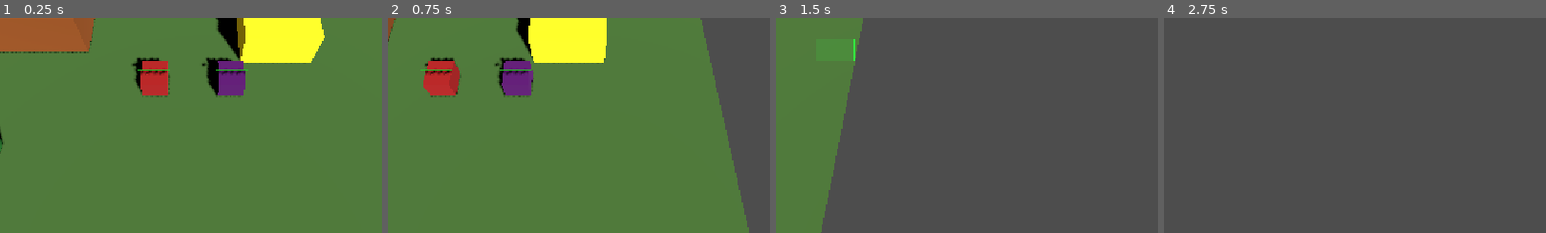
Above: before the commit, frames 1-4 (left to right).
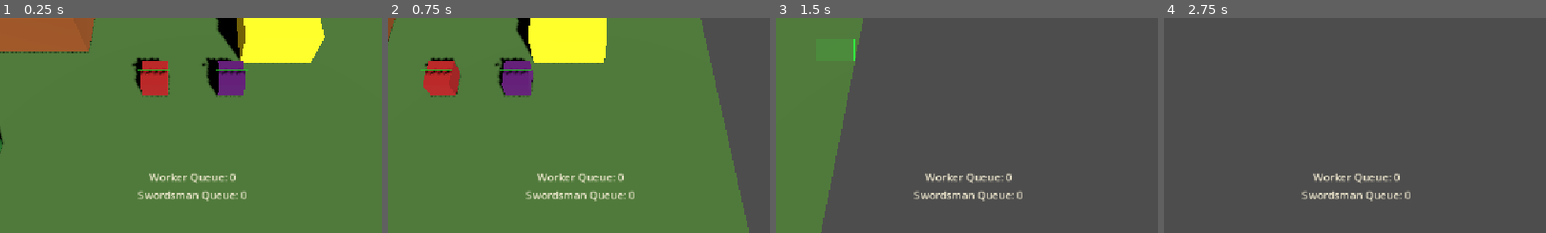
Above: after the commit, the same moments.

Repository: nplvkntx/endless-battle
Game: Godot game, scene res://scenes/combat_test.tscn
Same seed, same stepped clock (60 frames per second), same inputs: the game is played once before the commit and once after it. This scene is started directly instead of the project's main scene.
Inputs (mouse positions are % of the whole screen's width and height, from its top left):
- Up to frame 1 (0.25 s): no input
- Up to frame 2 (0.75 s): tap Enter at 0.5 s; move the mouse to (72, 45) at 0.52 s; hold Right (ui_right) from 0.53 s (still down); tap B at 0.6 s; click (72, 45) at 0.67 s
- Up to frame 3 (1.5 s): release Right (ui_right) at 1.25 s; drag from (30, 55) to (45, 70) at 1.27 s
- Up to frame 4 (2.75 s): move the mouse to (60, 28) at 2.02 s; hold Right (ui_right) from 2.03 s (still down); tap B at 2.1 s
The pictures show only the part of the screen within x 25-75%, y 50-100%; the shares and areas given below are measured in that part.

The runs differ from the first frame. In frame 1, 1.1% of the frame differs, in the area x 36-65%, y 72-86%; in frame 2, 1.1%; in frame 3, 1.1%; in frame 4, 1.1%.
Error after the commit: Invalid assignment of property or key 'visible' with value of type 'bool' on a base object of type 'null instance'. (res://scripts/ui/build_commands.gd:27)

Commit message:
Add archer training to barracks

Diff:
--- a/scenes/main.tscn
+++ b/scenes/main.tscn
@@ -91,7 +91,7 @@
 anchor_right = 0.5
 anchor_bottom = 1.0
 offset_left = -240.0
-offset_top = -96.0
+offset_top = -120.0
 offset_right = 240.0
 offset_bottom = -12.0
 grow_horizontal = 2
@@ -111,6 +111,12 @@
 text = "Swordsman Queue: 0"
 horizontal_alignment = 1
 
+[node name="ArcherQueueLabel" type="Label" parent="GameUI/BuildCommands"]
+layout_mode = 2
+theme_override_colors/font_color = Color(0.95, 0.92, 0.82, 1)
+text = "Archer Queue: 0"
+horizontal_alignment = 1
+
 [node name="ButtonsRow" type="HBoxContainer" parent="GameUI/BuildCommands"]
 layout_mode = 2
 alignment = 1
@@ -130,6 +136,10 @@
 [node name="TrainSwordsmanButton" type="Button" parent="GameUI/BuildCommands/ButtonsRow"]
 layout_mode = 2
 text = "Train Swordsman"
+
+[node name="TrainArcherButton" type="Button" parent="GameUI/BuildCommands/ButtonsRow"]
+layout_mode = 2
+text = "Train Archer"
 
 [node name="Ground" type="MeshInstance3D" parent="."]
 mesh = SubResource("PlaneMesh_ground")
--- a/scripts/buildings/barracks.gd
+++ b/scripts/buildings/barracks.gd
@@ -4,16 +4,21 @@
 ## Placeholder barracks building used for early 3D scene testing.
 
 signal swordsman_queue_changed(queue_count: int)
+signal archer_queue_changed(queue_count: int)
 
 const SWORDSMAN_SCENE: PackedScene = preload("res://scenes/units/swordsman.tscn")
+const ARCHER_SCENE: PackedScene = preload("res://scenes/units/archer.tscn")
 const TRAIN_GOLD_COST: int = 100
 const TRAIN_FOOD_COST: int = 1
 const TRAIN_SECONDS: float = 4.0
 const SWORDSMAN_SPAWN_OFFSET: Vector3 = Vector3(3.0, -0.5, 0.0)
+const ARCHER_SPAWN_OFFSET: Vector3 = Vector3(3.0, -0.5, 2.0)
 const RALLY_MARKER_Y: float = 0.05
 
 var _swordsman_queue_count: int = 0
+var _archer_queue_count: int = 0
 var _is_training: bool = false
+var _is_training_archer: bool = false
 var _has_rally_point: bool = false
 var _rally_point: Vector3 = Vector3.ZERO
 var _rally_marker: MeshInstance3D = null
@@ -21,6 +26,10 @@
 
 func get_swordsman_queue_count() -> int:
 	return _swordsman_queue_count
+
+
+func get_archer_queue_count() -> int:
+	return _archer_queue_count
 
 
 func set_rally_point(ground_position: Vector3) -> void:
@@ -98,13 +107,75 @@
 
 
 func _spawn_swordsman() -> void:
-	var swordsman: Swordsman = SWORDSMAN_SCENE.instantiate() as Swordsman
-	var spawn_parent: Node = get_parent()
-	if spawn_parent == null:
+	_spawn_trained_unit(SWORDSMAN_SCENE, SWORDSMAN_SPAWN_OFFSET)
+
+
+func try_train_archer() -> void:
+	if building_state != STATE_COMPLETED:
 		return
 
-	spawn_parent.add_child(swordsman)
-	swordsman.global_position = global_position + SWORDSMAN_SPAWN_OFFSET
+	if not ResourceManager.can_afford_worker_training(TRAIN_GOLD_COST, TRAIN_FOOD_COST):
+		print("Not enough resources")
+		return
+
+	if not ResourceManager.try_pay_worker_training(TRAIN_GOLD_COST, TRAIN_FOOD_COST):
+		print("Not enough resources")
+		return
+
+	_archer_queue_count += 1
+	archer_queue_changed.emit(_archer_queue_count)
+
+	if not _is_training_archer:
+		_start_next_archer_training()
+
+
+func _start_next_archer_training() -> void:
+	if _archer_queue_count <= 0:
+		return
+
+	_is_training_archer = true
+	var wait_timer: SceneTreeTimer = get_tree().create_timer(TRAIN_SECONDS)
+	wait_timer.timeout.connect(_on_archer_training_finished, CONNECT_ONE_SHOT)
+
+
+func _on_archer_training_finished() -> void:
+	_is_training_archer = false
+	if _archer_queue_count <= 0:
+		return
+
+	_spawn_archer()
+	_archer_queue_count -= 1
+	archer_queue_changed.emit(_archer_queue_count)
+
+	if _archer_queue_count > 0:
+		_start_next_archer_training()
+
+
+func _spawn_archer() -> void:
+	_spawn_trained_unit(ARCHER_SCENE, ARCHER_SPAWN_OFFSET)
+
+
+func _spawn_trained_unit(scene: PackedScene, spawn_offset: Vector3) -> void:
+	var unit: Unit = scene.instantiate() as Unit
+	var spawn_parent: Node = get_parent()
+	if spawn_parent == null or unit == null:
+		return
+
+	spawn_parent.add_child(unit)
+	unit.global_position = global_position + spawn_offset
+	_finalize_spawned_unit(unit)
 
 	if _has_rally_point:
-		swordsman.set_movement_target(_rally_point)
+		unit.set_movement_target(_rally_point)
+
+
+func _finalize_spawned_unit(unit: Unit) -> void:
+	unit.collision_layer = PhysicsLayers.UNITS
+	unit.collision_mask = PhysicsLayers.UNIT_COLLISION_MASK
+
+	if not unit.is_in_group(&"units"):
+		unit.add_to_group(&"units")
+
+	var collision_shape: CollisionShape3D = unit.get_node_or_null("CollisionShape3D") as CollisionShape3D
+	if collision_shape != null:
+		collision_shape.disabled = false
--- a/scripts/ui/build_commands.gd
+++ b/scripts/ui/build_commands.gd
@@ -9,8 +9,10 @@
 @onready var _build_barracks_button: Button = $ButtonsRow/BuildBarracksButton
 @onready var _train_worker_button: Button = $ButtonsRow/TrainWorkerButton
 @onready var _train_swordsman_button: Button = $ButtonsRow/TrainSwordsmanButton
+@onready var _train_archer_button: Button = $ButtonsRow/TrainArcherButton
 @onready var _worker_queue_label: Label = $WorkerQueueLabel
 @onready var _swordsman_queue_label: Label = $SwordsmanQueueLabel
+@onready var _archer_queue_label: Label = $ArcherQueueLabel
 
 var _selected_command_center: CommandCenter = null
 var _selected_barracks: Barracks = null
@@ -22,12 +24,15 @@
 	_build_barracks_button.visible = false
 	_train_worker_button.visible = false
 	_train_swordsman_button.visible = false
+	_train_archer_button.visible = false
 	_worker_queue_label.visible = false
 	_swordsman_queue_label.visible = false
+	_archer_queue_label.visible = false
 	_build_farm_button.pressed.connect(_on_build_farm_pressed)
 	_build_barracks_button.pressed.connect(_on_build_barracks_pressed)
 	_train_worker_button.pressed.connect(_on_train_worker_pressed)
 	_train_swordsman_button.pressed.connect(_on_train_swordsman_pressed)
+	_train_archer_button.pressed.connect(_on_train_archer_pressed)
 
 	var selection_manager: Node = get_node_or_null(selection_manager_path)
 	if selection_manager == null:
@@ -59,9 +64,12 @@
 		_tracked_barracks = building as Barracks
 		_tracked_barracks.building_state_changed.connect(_on_barracks_state_changed)
 		_tracked_barracks.swordsman_queue_changed.connect(_on_swordsman_queue_changed)
+		_tracked_barracks.archer_queue_changed.connect(_on_archer_queue_changed)
 		_on_swordsman_queue_changed(_tracked_barracks.get_swordsman_queue_count())
+		_on_archer_queue_changed(_tracked_barracks.get_archer_queue_count())
 	else:
 		_swordsman_queue_label.text = "Swordsman Queue: 0"
+		_archer_queue_label.text = "Archer Queue: 0"
 
 	_refresh_command_visibility()
 
@@ -82,19 +90,21 @@
 			break
 
 	var selected_building: Building = selection_manager.selected_building
-	var show_train_swordsman: bool = (
+	var show_barracks_training: bool = (
 		selected_building is Barracks
 		and (selected_building as Barracks).building_state == Building.STATE_COMPLETED
 	)
 
-	_selected_barracks = selected_building as Barracks if show_train_swordsman else null
+	_selected_barracks = selected_building as Barracks if show_barracks_training else null
 
 	_build_farm_button.visible = has_worker
 	_build_barracks_button.visible = has_worker
-	_train_swordsman_button.visible = show_train_swordsman
+	_train_swordsman_button.visible = show_barracks_training
+	_train_archer_button.visible = show_barracks_training
 	_train_worker_button.visible = _selected_command_center != null
 	_worker_queue_label.visible = _selected_command_center != null
-	_swordsman_queue_label.visible = show_train_swordsman
+	_swordsman_queue_label.visible = show_barracks_training
+	_archer_queue_label.visible = show_barracks_training
 
 
 func _on_worker_queue_changed(queue_count: int) -> void:
@@ -103,6 +113,10 @@
 
 func _on_swordsman_queue_changed(queue_count: int) -> void:
 	_swordsman_queue_label.text = "Swordsman Queue: %d" % queue_count
+
+
+func _on_archer_queue_changed(queue_count: int) -> void:
+	_archer_queue_label.text = "Archer Queue: %d" % queue_count
 
 
 func _disconnect_worker_queue_signal() -> void:
@@ -124,6 +138,9 @@
 
 	if _tracked_barracks.swordsman_queue_changed.is_connected(_on_swordsman_queue_changed):
 		_tracked_barracks.swordsman_queue_changed.disconnect(_on_swordsman_queue_changed)
+
+	if _tracked_barracks.archer_queue_changed.is_connected(_on_archer_queue_changed):
+		_tracked_barracks.archer_queue_changed.disconnect(_on_archer_queue_changed)
 
 	_tracked_barracks = null
 
@@ -156,3 +173,10 @@
 		return
 
 	_selected_barracks.try_train_swordsman()
+
+
+func _on_train_archer_pressed() -> void:
+	if _selected_barracks == null:
+		return
+
+	_selected_barracks.try_train_archer()
